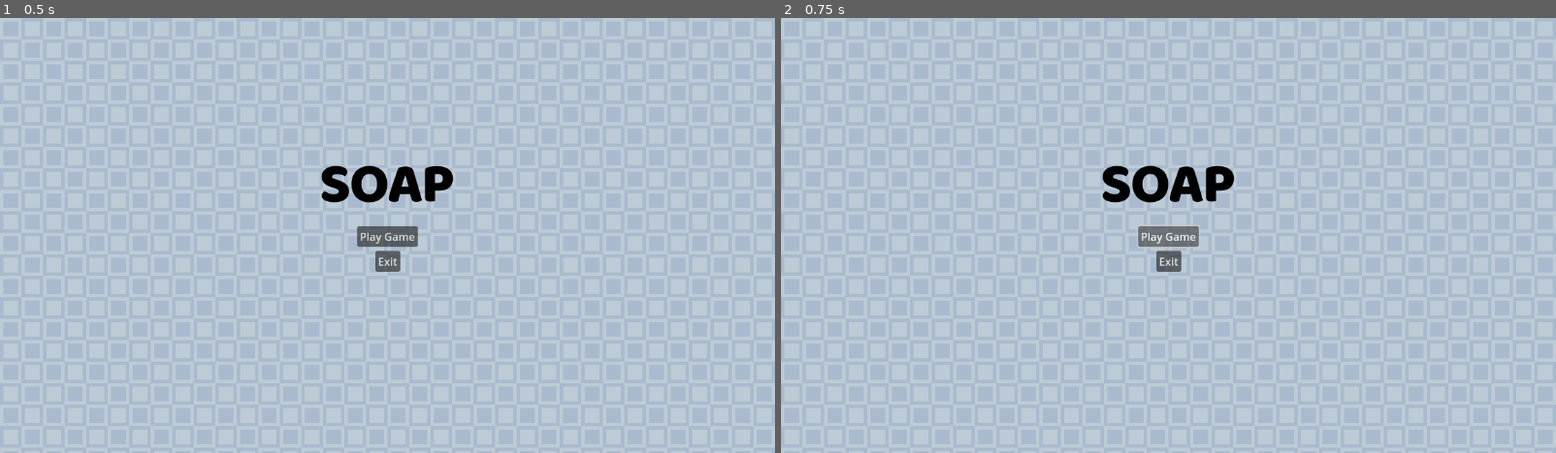
Above: before the commit, frames 1-2 (left to right).
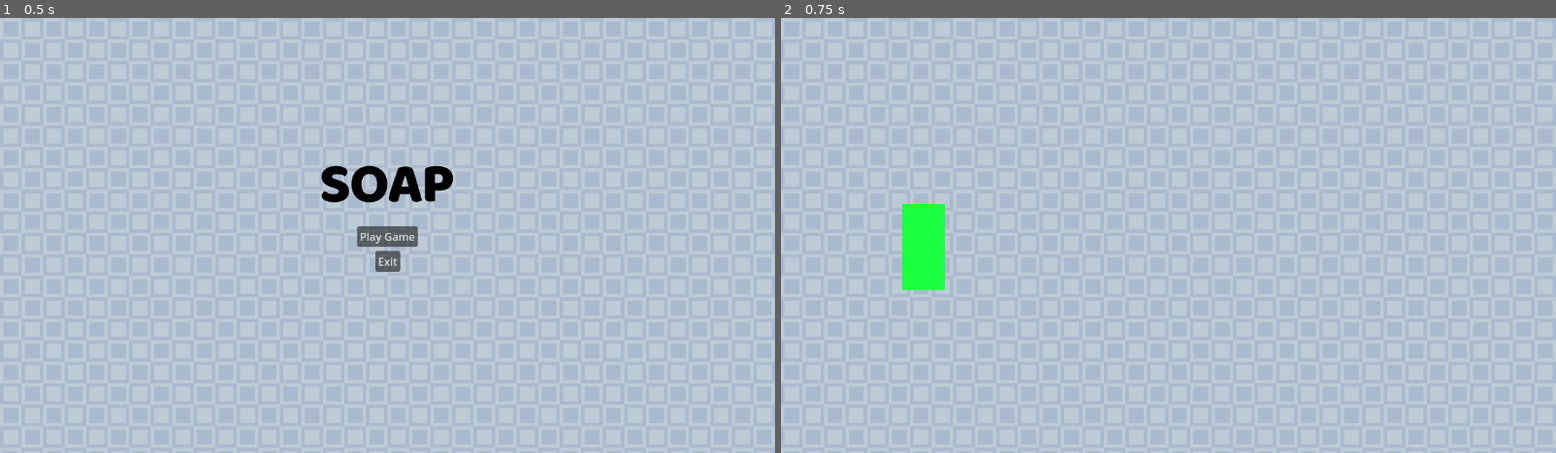
Above: after the commit, the same moments.

Repository: cassandracarlos/soap-swarm
Game: Godot game, scene res://scenes/start_menu.tscn
Two runs of this game, one before a commit and one after it. Both use one fixed random seed, a clock stepped at 60 frames per second and the inputs below.
Inputs:
- Up to frame 1 (0.5 s): no input
- Up to frame 2 (0.75 s): click "Play Game" at 0.5 s

Frame 1 is identical in both runs. In frame 2, 2.5% of the frame differs, in the area x 15-59%, y 33-63%.

Commit message:
Pause Screen progress

Diff:
--- a/project.godot
+++ b/project.godot
@@ -15,6 +15,24 @@
 config/features=PackedStringArray("4.2", "Mobile")
 config/icon="res://icon.svg"
 
+[input]
+
+Pause={
+"deadzone": 0.5,
+"events": [Object(InputEventKey,"resource_local_to_scene":false,"resource_name":"","device":-1,"window_id":0,"alt_pressed":false,"shift_pressed":false,"ctrl_pressed":false,"meta_pressed":false,"pressed":false,"keycode":0,"physical_keycode":4194305,"key_label":0,"unicode":0,"echo":false,"script":null)
+]
+}
+Up={
+"deadzone": 0.5,
+"events": [Object(InputEventKey,"resource_local_to_scene":false,"resource_name":"","device":-1,"window_id":0,"alt_pressed":false,"shift_pressed":false,"ctrl_pressed":false,"meta_pressed":false,"pressed":false,"keycode":0,"physical_keycode":87,"key_label":0,"unicode":119,"echo":false,"script":null)
+]
+}
+Down={
+"deadzone": 0.5,
+"events": [Object(InputEventKey,"resource_local_to_scene":false,"resource_name":"","device":-1,"window_id":0,"alt_pressed":false,"shift_pressed":false,"ctrl_pressed":false,"meta_pressed":false,"pressed":false,"keycode":0,"physical_keycode":83,"key_label":0,"unicode":115,"echo":false,"script":null)
+]
+}
+
 [rendering]
 
 renderer/rendering_method="mobile"
--- a/scenes/game_scene.tscn
+++ b/scenes/game_scene.tscn
@@ -1,10 +1,21 @@
-[gd_scene load_steps=3 format=3 uid="uid://cj0o1k32ak117"]
+[gd_scene load_steps=4 format=3 uid="uid://cj0o1k32ak117"]
 
 [ext_resource type="Script" path="res://scripts/game_scene.gd" id="1_fl0mh"]
 [ext_resource type="PackedScene" uid="uid://b67oyahqbul4j" path="res://scenes/player_character.tscn" id="1_v6x7v"]
+[ext_resource type="Texture2D" uid="uid://bknua3lyrnwlb" path="res://assets/menu/start_menu_background.png" id="3_jsvlc"]
 
-[node name="Node" type="Node"]
+[node name="GameScene" type="Node"]
 script = ExtResource("1_fl0mh")
 
-[node name="CharacterBody2D" parent="." instance=ExtResource("1_v6x7v")]
-position = Vector2(211, 163)
+[node name="GameBG" type="TextureRect" parent="."]
+texture_filter = 1
+anchors_preset = 15
+anchor_right = 1.0
+anchor_bottom = 1.0
+grow_horizontal = 2
+grow_vertical = 2
+texture = ExtResource("3_jsvlc")
+stretch_mode = 1
+
+[node name="PlayerCharacter" parent="." instance=ExtResource("1_v6x7v")]
+position = Vector2(212, 341)
--- /dev/null
+++ b/scenes/pause_menu.tscn
@@ -0,0 +1,33 @@
+[gd_scene load_steps=2 format=3 uid="uid://bh12l7jtv41tk"]
+
+[ext_resource type="Script" path="res://scripts/pause_menu.gd" id="1_nw3s7"]
+
+[node name="PauseMenu" type="Control"]
+process_mode = 3
+layout_mode = 3
+anchors_preset = 15
+anchor_right = 1.0
+anchor_bottom = 1.0
+grow_horizontal = 2
+grow_vertical = 2
+script = ExtResource("1_nw3s7")
+
+[node name="PanelContainer" type="PanelContainer" parent="."]
+layout_mode = 1
+anchors_preset = 15
+anchor_right = 1.0
+anchor_bottom = 1.0
+grow_horizontal = 2
+grow_vertical = 2
+
+[node name="VBoxContainer" type="VBoxContainer" parent="PanelContainer"]
+layout_mode = 2
+size_flags_vertical = 4
+
+[node name="Continue" type="Button" parent="PanelContainer/VBoxContainer"]
+layout_mode = 2
+text = "Continue"
+
+[node name="Quit" type="Button" parent="PanelContainer/VBoxContainer"]
+layout_mode = 2
+text = "Quit"
--- a/scenes/pause_screen.tscn
+++ /dev/null
@@ -1,6 +0,0 @@
-[gd_scene load_steps=2 format=3 uid="uid://cpk0sdt5yn1ms"]
-
-[ext_resource type="Script" path="res://scripts/pause_screen.gd" id="1_nf4lm"]
-
-[node name="Node" type="Node"]
-script = ExtResource("1_nf4lm")
--- a/scenes/player_character.tscn
+++ b/scenes/player_character.tscn
@@ -1,10 +1,32 @@
-[gd_scene load_steps=2 format=3 uid="uid://b67oyahqbul4j"]
+[gd_scene load_steps=6 format=3 uid="uid://b67oyahqbul4j"]
 
 [ext_resource type="Script" path="res://scripts/player_character.gd" id="1_g3541"]
+[ext_resource type="Texture2D" uid="uid://bbyjgiwkrt4ct" path="res://assets/player_character/player_sprite.png" id="2_y4b3h"]
+
+[sub_resource type="AtlasTexture" id="AtlasTexture_vst0k"]
+atlas = ExtResource("2_y4b3h")
+region = Rect2(0, 0, 64, 128)
+
+[sub_resource type="SpriteFrames" id="SpriteFrames_qjpf7"]
+animations = [{
+"frames": [{
+"duration": 1.0,
+"texture": SubResource("AtlasTexture_vst0k")
+}],
+"loop": true,
+"name": &"default",
+"speed": 5.0
+}]
+
+[sub_resource type="RectangleShape2D" id="RectangleShape2D_p2dmr"]
+size = Vector2(53, 120)
 
 [node name="CharacterBody2D" type="CharacterBody2D"]
 script = ExtResource("1_g3541")
 
 [node name="AnimatedSprite2D" type="AnimatedSprite2D" parent="."]
+sprite_frames = SubResource("SpriteFrames_qjpf7")
 
 [node name="CollisionShape2D" type="CollisionShape2D" parent="."]
+position = Vector2(-0.5, 0)
+shape = SubResource("RectangleShape2D_p2dmr")
--- a/scenes/start_menu.tscn
+++ b/scenes/start_menu.tscn
@@ -4,7 +4,7 @@
 [ext_resource type="Texture2D" uid="uid://dfmwib8kfh8y0" path="res://assets/menu/game_title.png" id="1_6eg54"]
 [ext_resource type="Texture2D" uid="uid://bknua3lyrnwlb" path="res://assets/menu/start_menu_background.png" id="2_xttsi"]
 
-[node name="Node" type="Node"]
+[node name="StartMenu" type="Node"]
 script = ExtResource("1_3rl8h")
 
 [node name="Background" type="TextureRect" parent="."]
@@ -17,7 +17,7 @@
 texture = ExtResource("2_xttsi")
 stretch_mode = 1
 
-[node name="TextureRect" type="TextureRect" parent="."]
+[node name="GameTitle" type="TextureRect" parent="."]
 anchors_preset = 8
 anchor_left = 0.5
 anchor_top = 0.5
--- a/scripts/game_scene.gd
+++ b/scripts/game_scene.gd
@@ -1,11 +1,9 @@
 extends Node
-
 
 # Called when the node enters the scene tree for the first time.
 func _ready():
 	pass # Replace with function body.
 
-
 # Called every frame. 'delta' is the elapsed time since the previous frame.
 func _process(delta):
 	pass
--- /dev/null
+++ b/scripts/pause_menu.gd
@@ -0,0 +1,19 @@
+extends Control
+
+func resume():
+	get_tree().paused = false
+
+func pause():
+	get_tree().paused = true
+
+func testEsc():
+	if Input.is_action_just_pressed("esc") and !get_tree().paused:
+		pause()
+	elif Input.is_action_just_pressed("esc") and get_tree().paused:
+		resume()
+
+func _on_resume_pressed():
+	resume()
+
+func _on_exit_button_pressed():
+	get_tree().quit()
--- a/scripts/pause_screen.gd
+++ /dev/null
@@ -1,11 +0,0 @@
-extends Node
-
-
-# Called when the node enters the scene tree for the first time.
-func _ready():
-	pass # Replace with function body.
-
-
-# Called every frame. 'delta' is the elapsed time since the previous frame.
-func _process(delta):
-	pass
--- a/scripts/player_character.gd
+++ b/scripts/player_character.gd
@@ -1,28 +1,14 @@
 extends CharacterBody2D
 
-
-const SPEED = 300.0
-const JUMP_VELOCITY = -400.0
-
-# Get the gravity from the project settings to be synced with RigidBody nodes.
-var gravity = ProjectSettings.get_setting("physics/2d/default_gravity")
-
+const SPEED = 500.0
 
 func _physics_process(delta):
-	# Add the gravity.
-	if not is_on_floor():
-		velocity.y += gravity * delta
 
-	# Handle jump.
-	if Input.is_action_just_pressed("ui_accept") and is_on_floor():
-		velocity.y = JUMP_VELOCITY
-
-	# Get the input direction and handle the movement/deceleration.
 	# As good practice, you should replace UI actions with custom gameplay actions.
-	var direction = Input.get_axis("ui_left", "ui_right")
+	var direction = Input.get_axis("up", "down")
 	if direction:
-		velocity.x = direction * SPEED
+		velocity.y = direction * SPEED
 	else:
-		velocity.x = move_toward(velocity.x, 0, SPEED)
+		velocity.y = move_toward(velocity.y, 0, SPEED)
 
 	move_and_slide()
--- a/scripts/start_menu.gd
+++ b/scripts/start_menu.gd
@@ -1,7 +1,7 @@
 extends Node
 
 func _on_play_button_pressed():
-	get_tree().change_scene_to_file("res://game_scene/game_scene.tscn")
+	get_tree().change_scene_to_file("res://scenes/game_scene.tscn")
 
 func _on_exit_button_pressed():
 	get_tree().quit()
